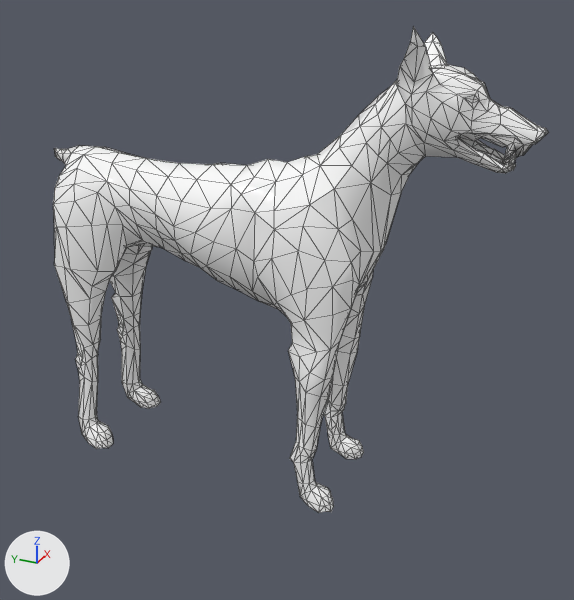
What one commit did to the FBX model Content/TwinStickBP/Models/Lurker.fbx.
Both versions are drawn from a 50 mm lens placed at (-0.0305, -0.016, 0.0244), pointed at (-0.0001, -0.0024, 0.0092). Arrows for +X, +Y and +Z are at lower left; the lights stay in place. Mesh edges are drawn as thin lines. Where no turn or scale is listed for an object, it has been applied to the vertices. Vertices at the same position are counted once.

Objects in the first picture: 'Lurker'.
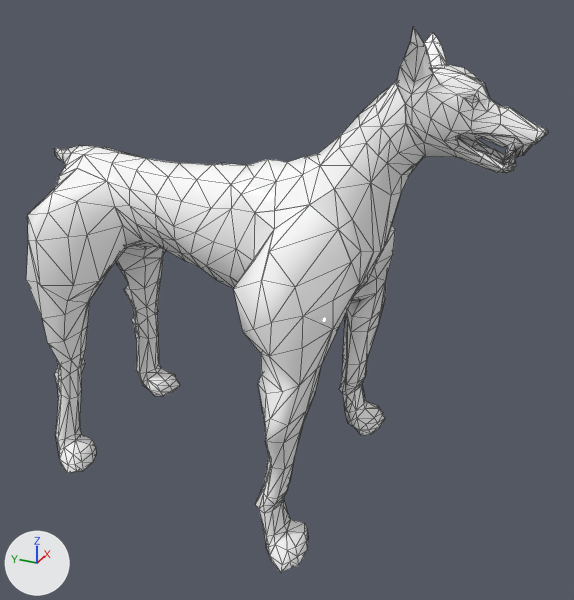
What the commit changed:
me_mesh is used by ob_lurker; location (0.0, 0.0, 0.0).
me_mesh had 1014 vertices, 2022 faces and spanned x -0.0029..0.003, y -0.0127..0.0103, z -0.0001..0.0215.
me_mesh now has 1154 vertices, 2022 faces and spans x -0.007..0.0073, y -0.0127..0.0103, z -0.0001..0.0215.
me_mesh part 1: a new loose piece of 29 vertices spanning x -0.0052..-0.003, y 0.0067..0.0085, z 0.0..0.0011, in mat_zombidog_zombiedog1 (its picture is missing).
me_mesh part 2: 188 vertices moved from x -0.0027..0.003, y -0.006..-0.0023, z 0.0..0.0137 to x -0.0067..0.0073, y -0.006..-0.0023, z 0.0..0.0137; 33 vertices removed from x -0.0028..0.0026, y -0.0057..-0.0027, z 0.0..0.0137; 59 vertices added at x -0.007..0.0062, y -0.0061..-0.0017, z 0.0..0.0145.
me_mesh part 3: 127 vertices moved from x -0.0027..0.0026, y 0.0063..0.0094, z 0.0002..0.0134 to x -0.0048..0.0049, y 0.0063..0.0094, z 0.0002..0.0134; 87 vertices removed from x -0.0029..0.0028, y 0.0059..0.0087, z -0.0001..0.0141; 102 vertices added at x -0.0049..0.0051, y 0.0054..0.0093, z -0.0001..0.0147.
me_mesh part 4: 70 vertices added at x -0.0013..0.0027, y -0.0122..-0.0071, z 0.0162..0.0215.

Where the change shows, as pixel boxes (x1, y1, x2, y2) in the pictures (574 x 600 px; the box of a moved part takes in the faces that stretch with it):
'Lurker', reshaped (12% taller): before (53, 26, 548, 513); after (26, 26, 548, 573)
part 1 of me_mesh, added: after (60, 434, 96, 473)
part 2 of me_mesh, moved or reshaped: before (254, 205, 373, 513); after (233, 166, 395, 573)
part 3 of me_mesh, moved or reshaped: before (53, 168, 161, 449); after (26, 168, 180, 459)
part 4 of me_mesh, added: after (396, 33, 532, 173)
